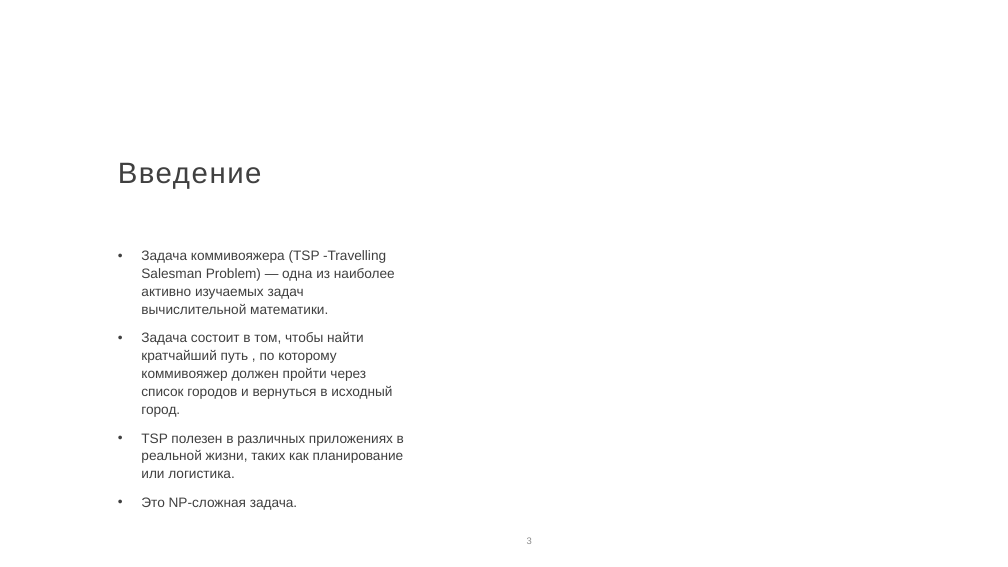
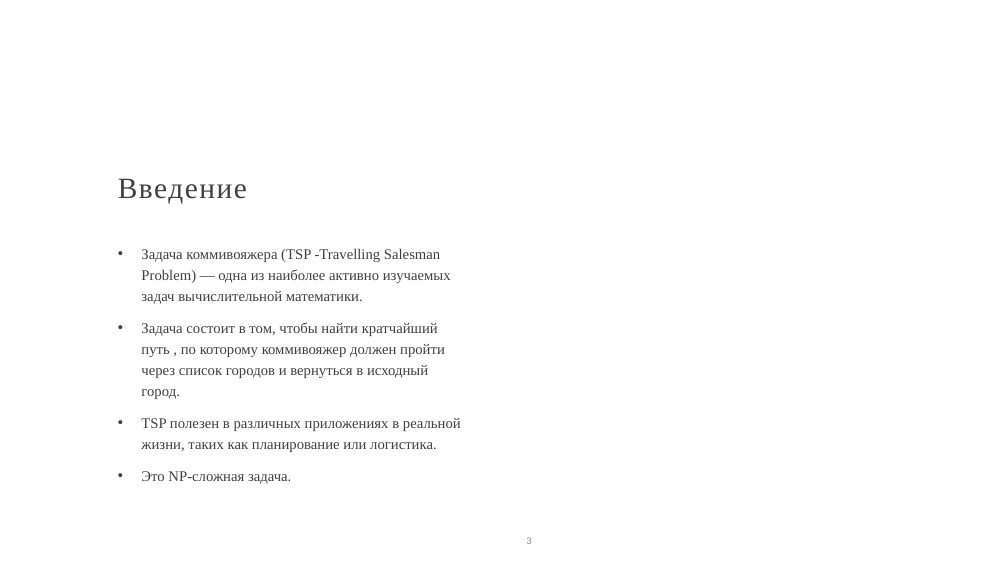
Before and after one commit to IMZolin/Opt-methods-coursework, a slide deck: slide 3 of Gvozdev_Zolin_Khlamkin.pptx. Drawn at 1008x567 pixels with LibreOffice and Linux fonts; fonts in the diff are those of the drawing; background and template pictures are left out. Boxes give left, top, right and bottom in pixels: in the first picture for what was removed or moved away, otherwise in the second. Text is boxed around its words. In the diff, an @@ line names an element or a change of style, - is before the commit and + after.

```diff
--- a/Gvozdev_Zolin_Khlamkin.pptx
+++ b/Gvozdev_Zolin_Khlamkin.pptx
@@ title "Введение": place and size @@
-title "Введение" at box(118, 162, 262, 189)
+title "Введение" at box(118, 178, 247, 204)
@@ title "Введение" at box(118, 178, 247, 204): font Arial to Times New Roman @@
@@ text "Задача коммивояжера (TSP -Travelling Salesman ..." at box(141, 249, 461, 484): size 12.9 to 14 pt, font Arial to Times New Roman; line spacing 1.1 to 1.2 @@
```
Also in this commit, not shown: 13 other slides changed, 1 other file.
